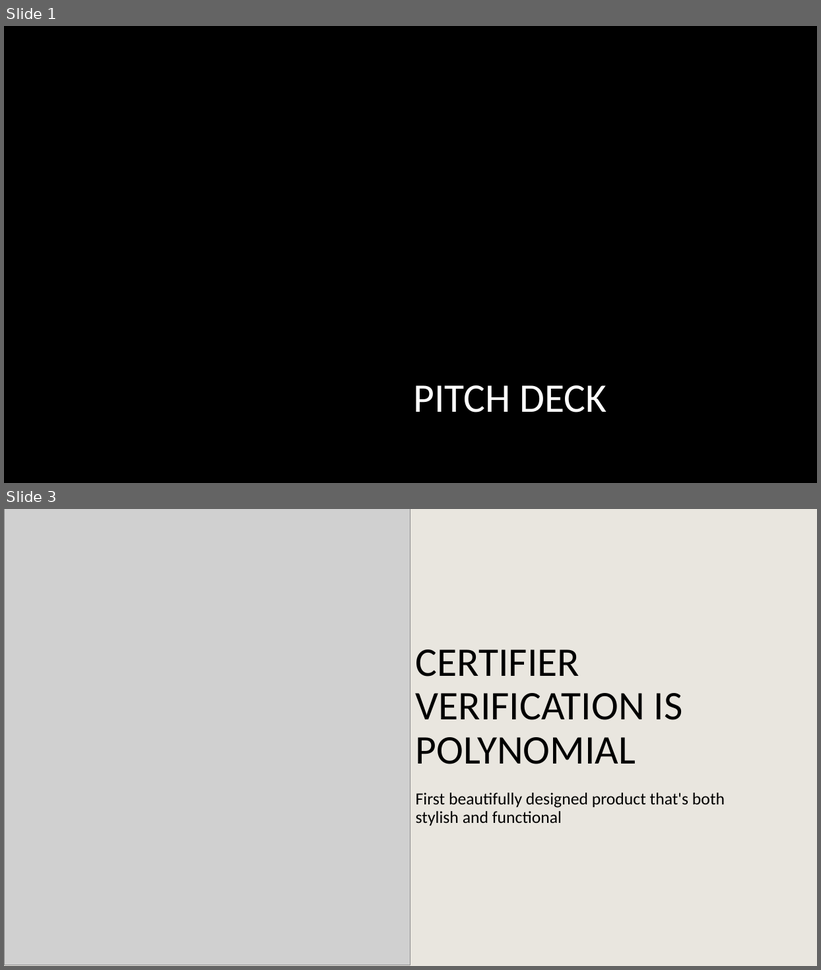
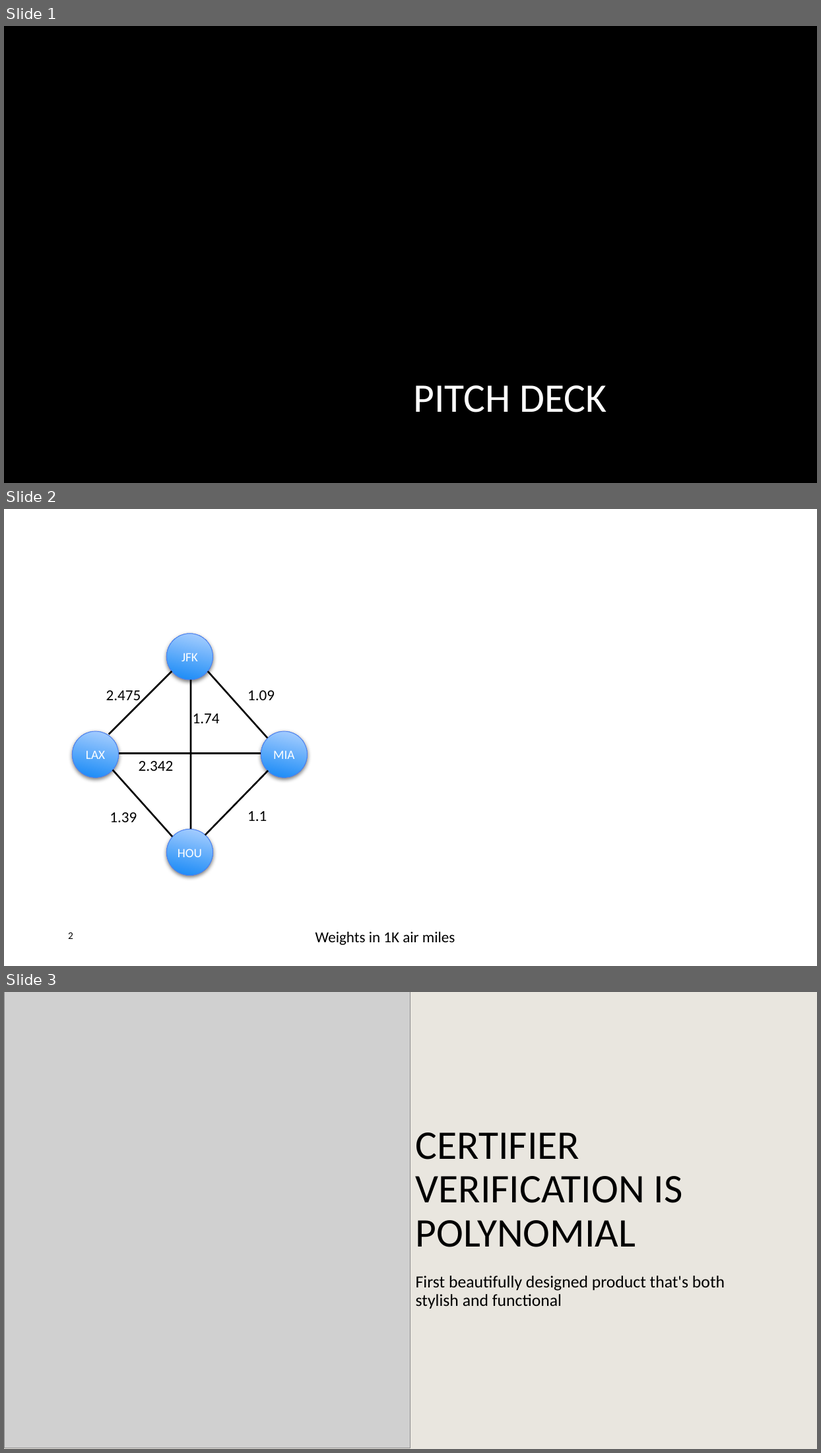
Before and after one commit to PictureOfGray/CS412-Team-NAME, a slide deck: presentations/TeamNAMETSP.pptx. Shown one above the other, each under a label of ours: slides 1 and 3 before the commit, slides 1, 2 and 3 after it; the slides between them are not shown. The pictures are 821x970 and 821x1453 pixels, drawn with LibreOffice and Linux fonts; fonts in the diff are those of the drawing; grey boxes stand for pictures; background and template pictures are left out. Boxes give left, top, right and bottom in pixels: in the first picture for what was removed or moved away, otherwise in the second. Text is boxed around its words. In the diff, an @@ line names an element or a change of style, - is before the commit and + after.

```diff
--- a/presentations/TeamNAMETSP.pptx
+++ b/presentations/TeamNAMETSP.pptx
@@ slide 2 added at bbox=[4, 509, 817, 966], background #FFFFFF @@
@@ ellipse added at bbox=[167, 634, 213, 680], fill gradient #1287F6 to #AFD2FF, outline #4F80EF 0.75 pt @@
@@ text added at bbox=[182, 653, 198, 661], 15 pt, text #FFFFFF @@
+JFK
@@ line added from (109, 735) to (172, 671), #000000 2 pt @@
@@ line added from (191, 829) to (191, 680), #000000 2 pt @@
@@ line added from (267, 739) to (208, 671), #000000 2 pt @@
@@ text added at bbox=[106, 691, 141, 705], 18 pt, text #000000 @@
+2.475
@@ text added at bbox=[248, 691, 275, 700], 18 pt, text #000000 @@
+1.09
@@ text added at bbox=[193, 714, 220, 723], 18 pt, text #000000 @@
+1.74
@@ ellipse added at bbox=[73, 731, 119, 778], fill gradient #1287F6 to #AFD2FF, outline #4F80EF 0.75 pt @@
@@ ellipse added at bbox=[261, 731, 307, 778], fill gradient #1287F6 to #AFD2FF, outline #4F80EF 0.75 pt @@
@@ text added at bbox=[86, 751, 105, 759], 15 pt, text #FFFFFF @@
+LAX
@@ line added from (261, 754) to (119, 754), #000000 2 pt @@
@@ text added at bbox=[139, 761, 174, 771], 18 pt, text #000000 @@
+2.342
@@ text added at bbox=[273, 751, 294, 759], 15 pt, text #FFFFFF @@
+MIA
@@ line added from (172, 837) to (113, 770), #000000 2 pt @@
@@ line added from (205, 835) to (268, 770), #000000 2 pt @@
@@ text added at bbox=[110, 813, 137, 823], 18 pt, text #000000 @@
+1.39
@@ text added at bbox=[248, 811, 267, 821], 18 pt, text #000000 @@
+1.1
@@ ellipse added at bbox=[167, 829, 213, 875], fill gradient #1287F6 to #AFD2FF, outline #4F80EF 0.75 pt @@
@@ text added at bbox=[178, 849, 202, 857], 15 pt, text #FFFFFF @@
+HOU
@@ page number added at bbox=[68, 933, 73, 939], 12 pt, text #000000 @@
+2
@@ text added at bbox=[316, 932, 455, 945], 18 pt, text #000000 @@
+Weights in 1K air miles
```
Also in this commit, not shown: 1 slide changed, 1 slide removed.
